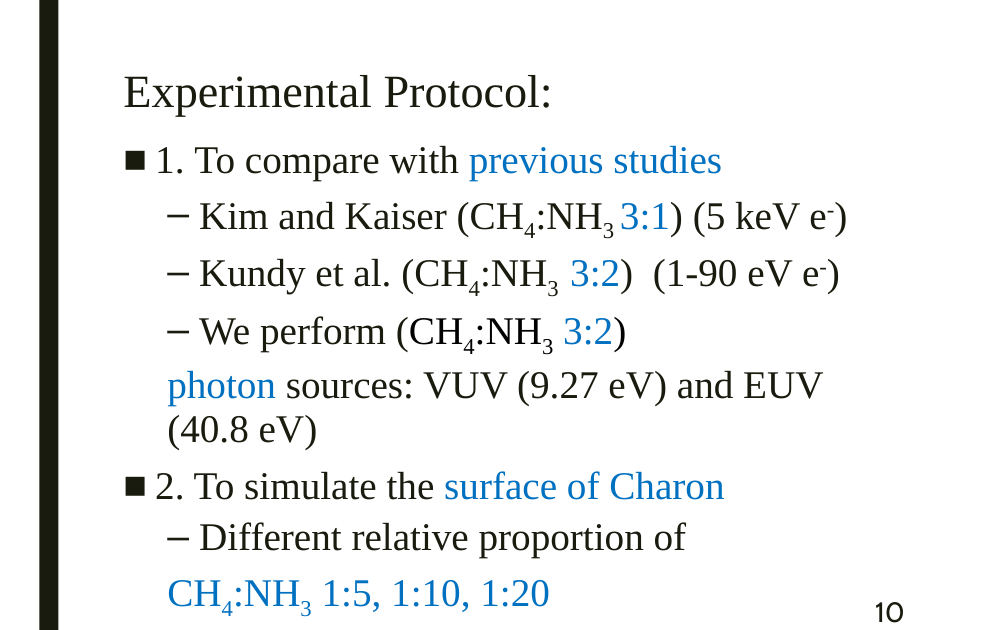
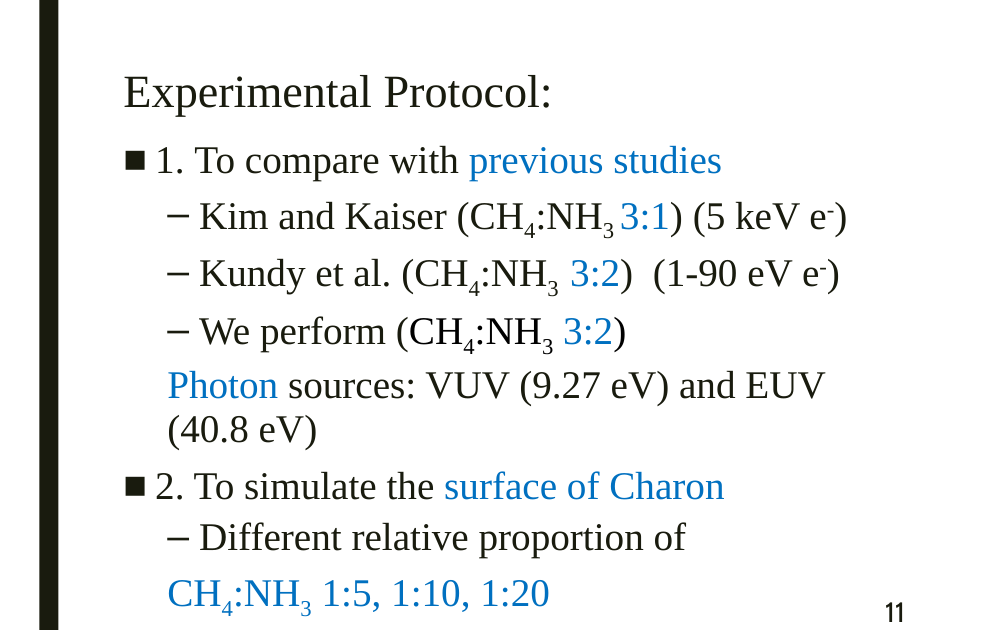
Before and after one commit to samuello1228/lily, a slide deck: slide 11 of doc/VUV and EUV irradiation of CH4 + NH3.pptx (slide 10 before the commit). Drawn at 1008x630 pixels with LibreOffice and Linux fonts; fonts in the diff are those of the drawing. Boxes give left, top, right and bottom in pixels: in the first picture for what was removed or moved away, otherwise in the second. Text is boxed around its words. In the diff, an @@ line names an element or a change of style, - is before the commit and + after.

```diff
--- a/doc/VUV and EUV irradiation of CH4 + NH3.pptx
+++ b/doc/VUV and EUV irradiation of CH4 + NH3.pptx
@@ text at [167,370,825,450]: text changed @@
-  photon sources: VUV (9.27 eV) and EUV (40.8 eV)
+  Photon sources: VUV (9.27 eV) and EUV (40.8 eV)
@@ page number at [885,602,905,622]: text changed @@
-10
+11
```
Also in this commit, not shown: 9 other slides changed, 1 other file.
